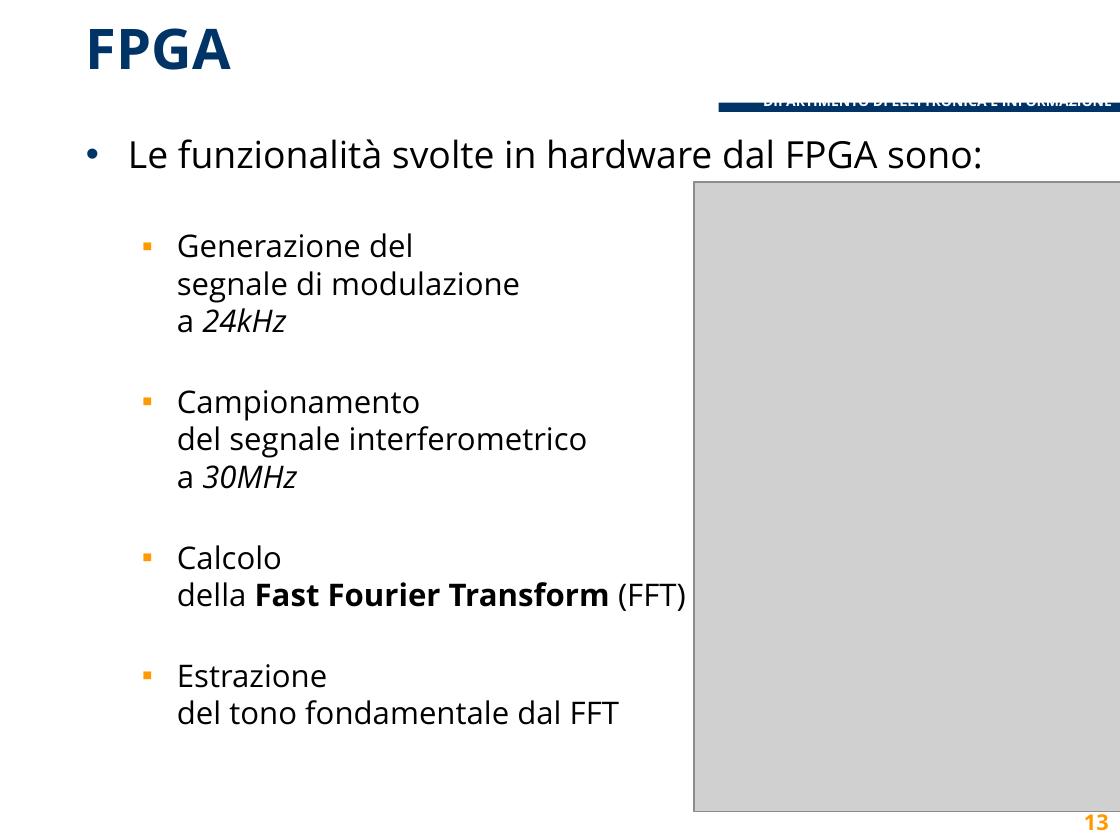
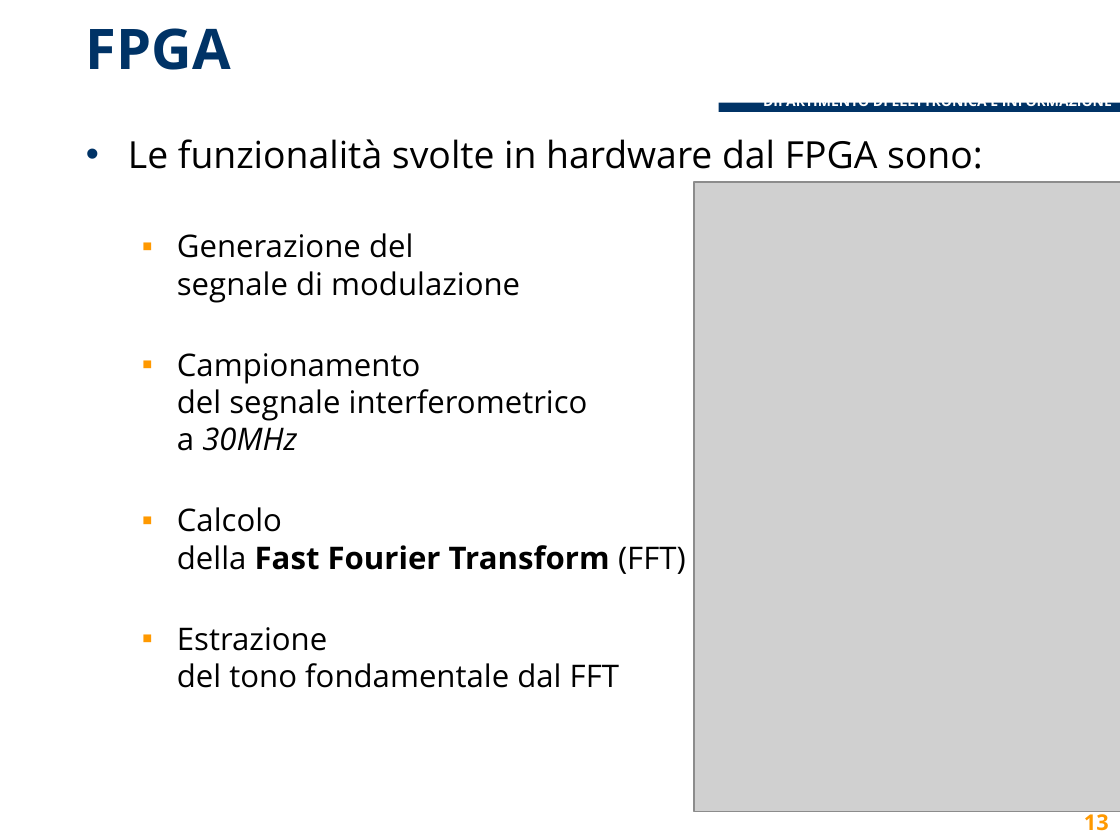
Before and after one commit to lcavagnispolimi/thesis_latex, a slide deck: slide 13 of presentazione_discussione.pptx. Drawn at 1120x840 pixels with LibreOffice and Linux fonts; fonts in the diff are those of the drawing; grey boxes stand for pictures; background and template pictures are left out. Boxes give left, top, right and bottom in pixels: in the first picture for what was removed or moved away, otherwise in the second. Text is boxed around its words. In the diff, an @@ line names an element or a change of style, - is before the commit and + after.

```diff
--- a/presentazione_discussione.pptx
+++ b/presentazione_discussione.pptx
@@ text at bbox=[177, 233, 520, 303]: text changed @@
-  ▪ Generazione del
-    segnale di modulazione
-    a 24kHz
+  ▪ Generazione del
+    segnale di modulazione
```
Also in this commit, not shown: 17 other slides changed, 2 slides added.
